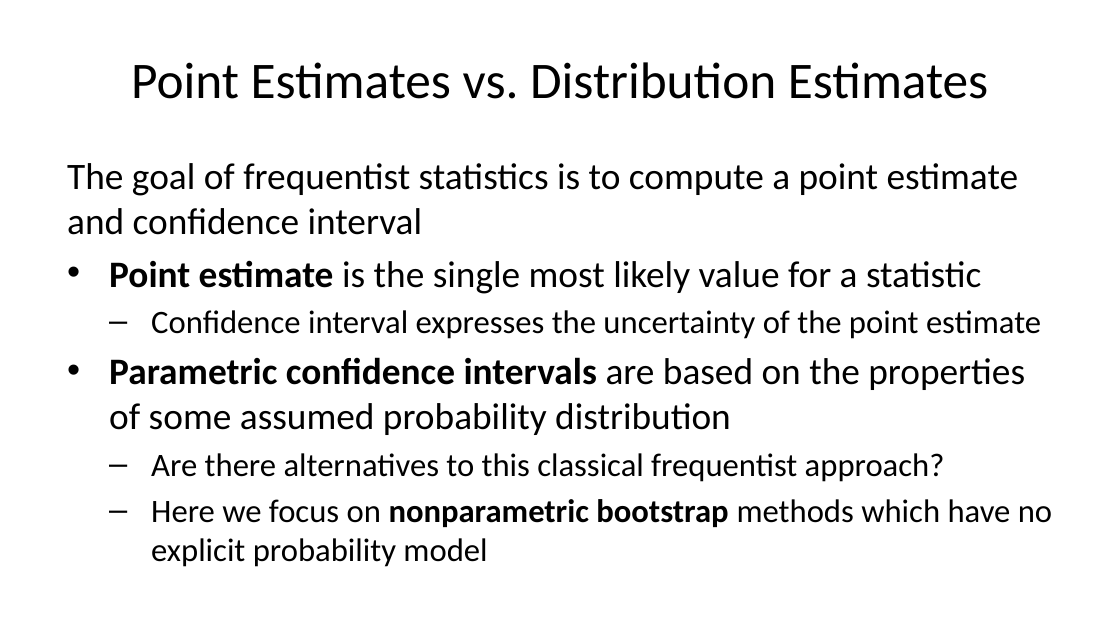
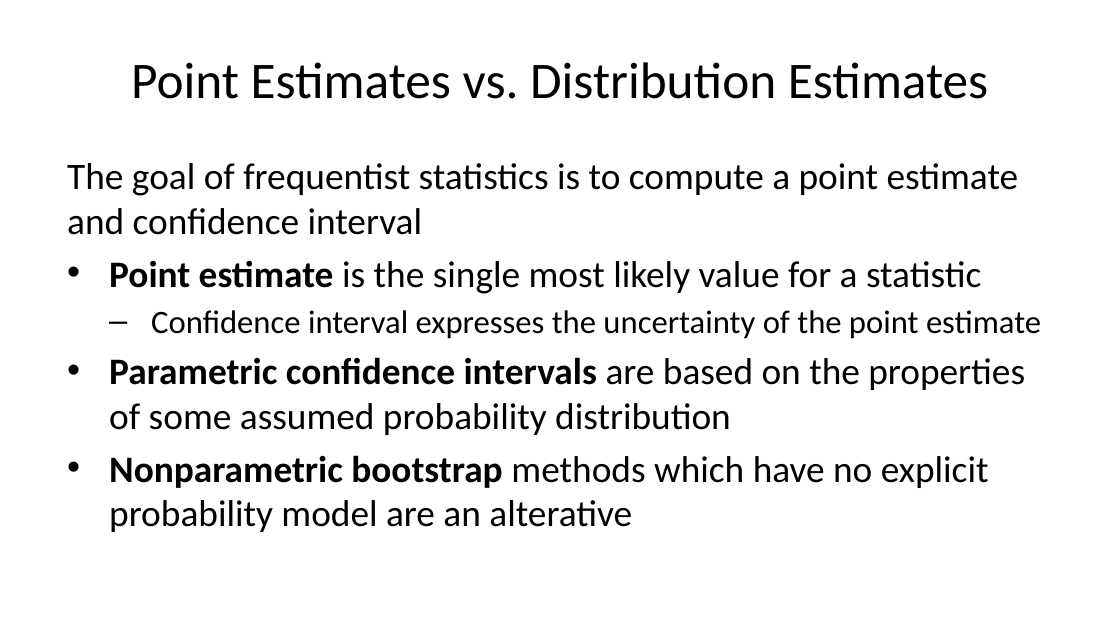
Before and after one commit to StephenElston/CSCI-E-83, a slide deck: slide 8 of LectureSlides/06b_IntroductionToBootstrap.pptx. Drawn at 1120x630 pixels with LibreOffice and Linux fonts; fonts in the diff are those of the drawing. Boxes give left, top, right and bottom in pixels: in the first picture for what was removed or moved away, otherwise in the second. Text is boxed around its words. In the diff, an @@ line names an element or a change of style, - is before the commit and + after.

```diff
--- a/LectureSlides/06b_IntroductionToBootstrap.pptx
+++ b/LectureSlides/06b_IntroductionToBootstrap.pptx
@@ text at <box>109,455,989,532</box>: text changed; size 21 to 24 pt @@
-  – Are there alternatives to this classical frequentist approach?
-  – Here we focus on nonparametric bootstrap methods which have no explicit probability model
+• Nonparametric bootstrap methods which have no explicit probability model are an alterative
```
Also in this commit, not shown: 4 other slides changed, 1 other file.
